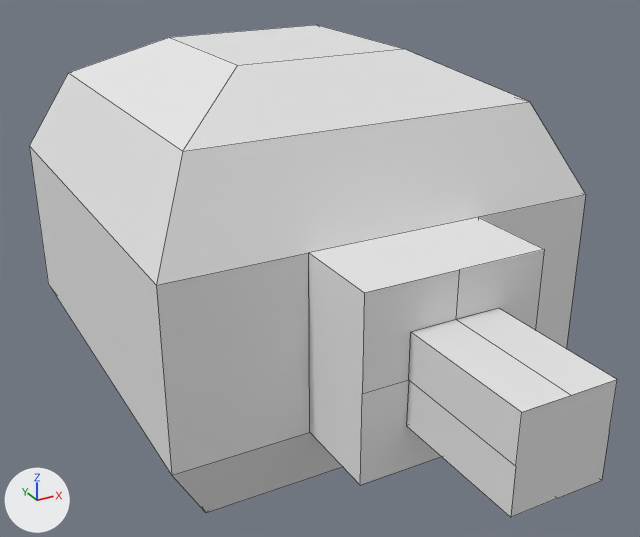
The FBX model Assets/Models/Towers/LazerHead.fbx as it was, and as the next commit left it.
Before and after are seen from a 50 mm camera at (-2.31, -4.66, 3.36) aimed at (-0.06, -0.56, 1.31). Arrows for +X, +Y and +Z are at lower left; the lights stay in place. Mesh edges are drawn as thin lines.
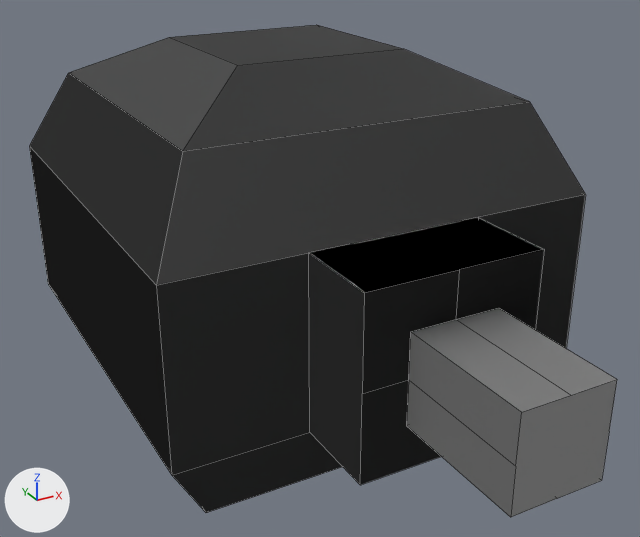
Edits to the bpy script that builds the scene:
```text
Add img_laserhead_png:
    img_laserhead_png = load_image('LaserHead.png', 'Materials/LaserHead.png', 1024, 1024, 'Non-Color')
Change mat_material:
    add n2 = _N.new('ShaderNodeTexImage'); n2.name = 'Image Texture'
    add n2.image = img_laserhead_png
    add n3 = _N.new('ShaderNodeNormalMap'); n3.name = 'Normal Map'
    where n0 = _N.new('ShaderNodeBsdfPrincipled'); n0.name = 'Principled BSDF'
    add _L.new(n2.outputs[0], n3.inputs[1])  # 'Color' to 'Color'
    add _L.new(n3.outputs[0], n0.inputs[5])  # 'Normal' to 'Normal'
Change me_cube:
    where me_cube.from_pydata(...)  # 52 vertices, 40 faces; spans x -1.25..1.25, y -2.5..1.25, z 0.0..2.5
    used by ob_cube; location = (0.0, 0.0, 0.0)
    me_cube part 1: texture (UV) coordinates changed
```

Boxes [x1, y1, x2, y2] around the edits, measured in the pictures (640 x 537 px):
'Cube', surface changed (white to black): [30, 25, 617, 517] in both
